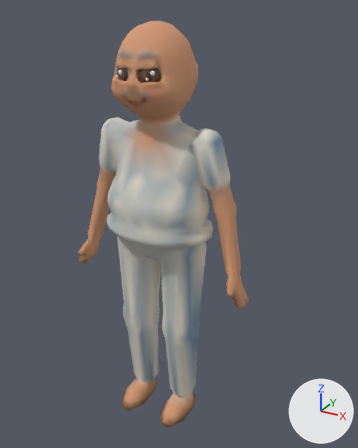
A saved change to the glTF model assets/models/nguoi/ongtam.glb.
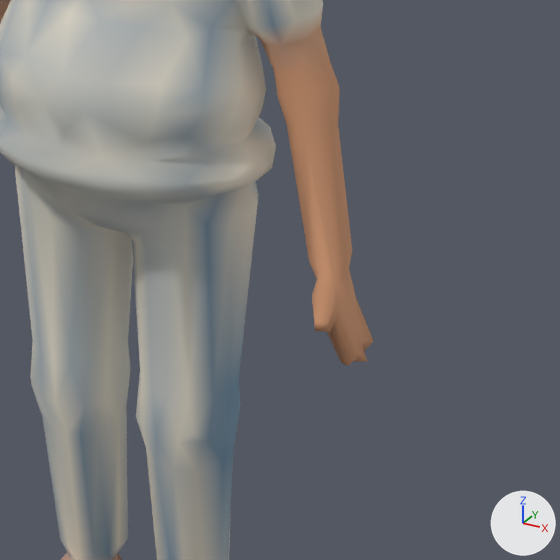
There are two pictures of each version: one whole from a 50 mm camera at (0.881, -1.461, 1.576) aimed at (0.066, 0.022, 0.834), one close up on the part from 31% to 89% of the width and 39% to 85% of the height. The lights are fixed; the arrows at lower right show +X, +Y and +Z. The last two pictures show the newer version. Vertices at exactly the same position are counted once.

The first close-up shows 'Nguoi_ongtam'.
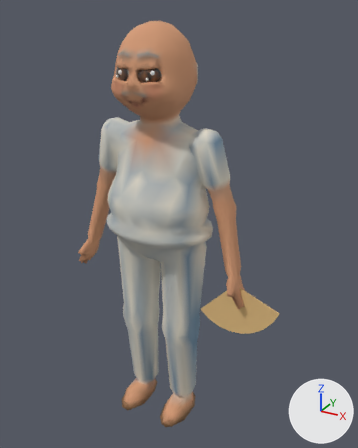
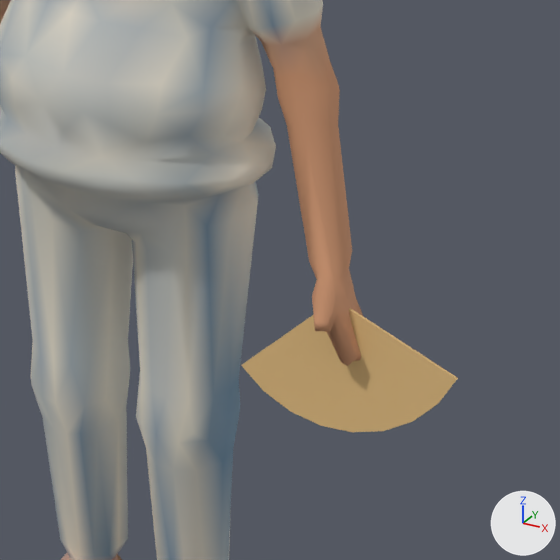
Edits to the bpy script that builds the scene:
```text
Change me_ongtam:
    used by ob_nguoi_ongtam; location = (0.0, 0.0, 0.0)
    remove me_ongtam.from_pydata(...)  # 1905 vertices, 3782 faces; spans x -0.37..0.37, y -0.17..0.14, z 0.0..1.53
    add me_ongtam.from_pydata(...)  # 1937 vertices, 3838 faces; spans x -0.37..0.49, y -0.17..0.14, z 0.0..1.53
    me_ongtam part 1: a new loose piece of 20 vertices spanning x 0.19..0.49, y -0.05..-0.02, z 0.49..0.67, in mat_than
    other edits to the shape of me_ongtam do not show in these pictures
```

Where the change shows, as pixel boxes (x1, y1, x2, y2) in the close-ups (560 x 560 px):
'Nguoi_ongtam', reshaped
    before: (0, 0, 374, 560)
    after: (0, 0, 458, 560)
part 1 of me_ongtam, added (brown)
    after: (241, 308, 458, 432)
